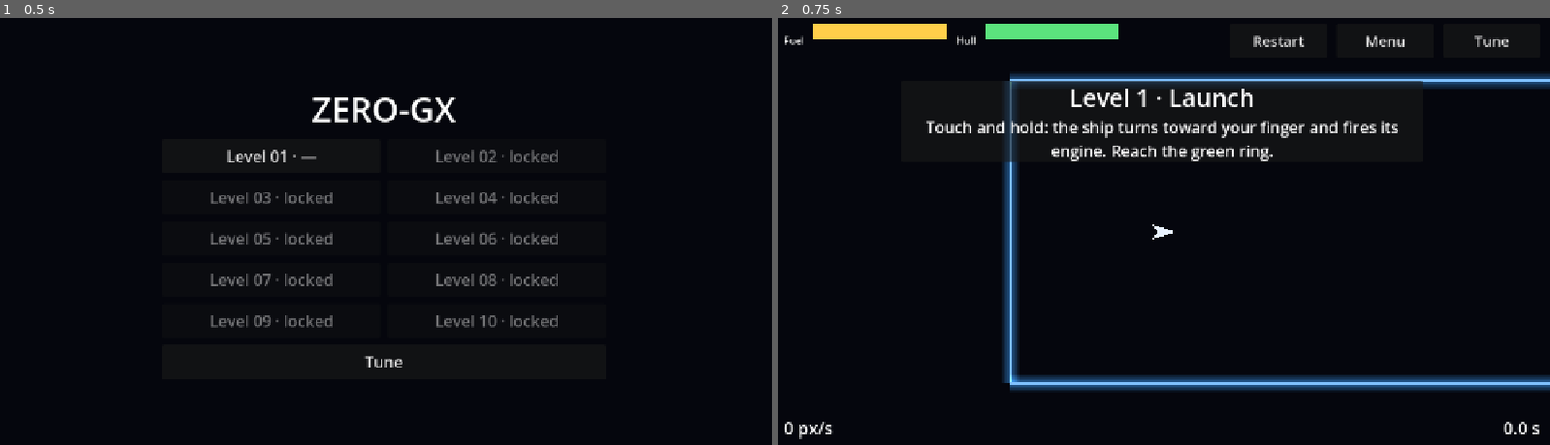
Above: before the commit, frames 1-2 (left to right).
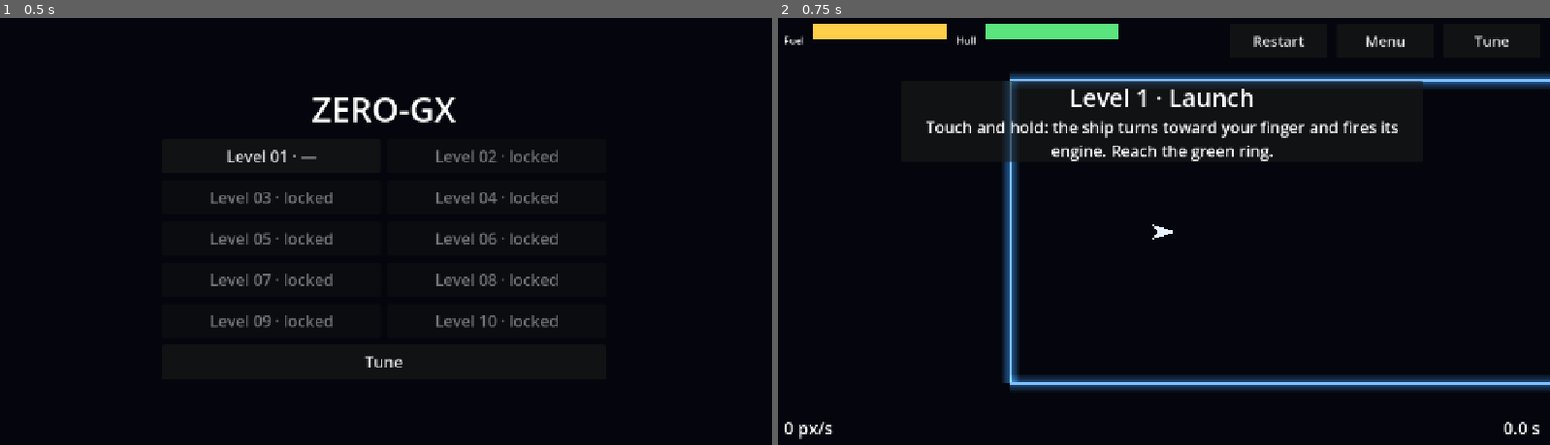
Above: after the commit, the same moments.

Repository: BRAITG/zero-gx
Game: Godot game, scene res://scenes/main.tscn
Two runs of this game, one before a commit and one after it. Both use one fixed random seed, a clock stepped at 60 frames per second and the inputs below.
Inputs:
- Up to frame 1 (0.5 s): no input
- Up to frame 2 (0.75 s): click "Level 01 · —" at 0.5 s

Frame 1 is identical in both runs. In frame 2, 0.6% of the frame differs, in the area x 30-100%, y 84-87%.

Commit message:
fix: alignment wait only at the start of a press
Once the engine has fired during a press, it stays on while the finger
drags, even when the nose lags behind it. Lifting the finger resets the
check, so a new press behind the ship still turns before firing.

Diff:
--- a/scenes/ship.gd
+++ b/scenes/ship.gd
@@ -35,9 +35,12 @@
 var power := 1.0
 ## A boost fires the engine at full power, free of fuel, with a wobbling nose.
 var boosting := false
-## True while the engine actually fires: a boost, or the finger is down, there is fuel, and the
-## nose points within Tuning.align_degrees of the finger.
+## True while the engine actually fires: a boost, or the finger is down with fuel left and the
+## nose has pointed within Tuning.align_degrees of the finger at some moment of this press.
 var firing := false
+## Set once the nose first meets the finger during a press; cleared when the finger lifts. A drag
+## keeps the engine on while the nose catches up; only a fresh press waits for alignment.
+var _press_aligned := false
 
 var _empty_time := 0.0
 var _stranded_sent := false
@@ -97,7 +100,8 @@
 		state.angular_velocity = _spin  # zero unless a recent hit set the ship spinning
 		_spin *= exp(-step / Tuning.spin_decay)
 	var forward := Vector2.RIGHT.rotated(state.transform.get_rotation())
-	firing = boosting or (thrusting and aligned and fuel > 0.0)
+	_press_aligned = thrusting and (_press_aligned or aligned)
+	firing = boosting or (thrusting and _press_aligned and fuel > 0.0)
 	if boosting:
 		state.angular_velocity += _wobble()
 		state.apply_central_force(forward * Tuning.thrust)
--- a/tests/test_ship.gd
+++ b/tests/test_ship.gd
@@ -92,3 +92,20 @@
 	check(ship.fuel == Ship.MAX_FUEL and ship.linear_velocity.length() < 0.01, "engine fired while still turning (fuel %f, v %s)" % [ship.fuel, ship.linear_velocity])
 	await frames(30)
 	check(ship.linear_velocity.x < -50.0 and ship.fuel < Ship.MAX_FUEL, "no thrust after aligning: v %s" % ship.linear_velocity)
+
+
+func test_engine_stays_on_while_dragging() -> void:
+	var ship = spawn(SHIP, Vector2.ZERO, {"thrusting": true, "aim_point": Vector2(1000, 0)})
+	await frames(10)
+	check(ship.firing, "engine should fire when the press starts aligned")
+	ship.aim_point = Vector2(-1000, 0)  # the finger swings behind the ship without lifting
+	for i in 8:
+		await frames(1)
+		check(ship.firing, "engine cut out on frame %d of a drag (rotation %f)" % [i, ship.rotation])
+	ship.thrusting = false
+	await frames(2)
+	ship.rotation = 0.0
+	ship.angular_velocity = 0.0
+	ship.thrusting = true  # a new press behind the ship must wait for the turn again
+	await frames(2)
+	check(not ship.firing, "a new press must not fire before the nose catches up")
Not shown, changed: docs/superpowers/specs/2026-10-13-thrust-pickups-tuning-design.md
